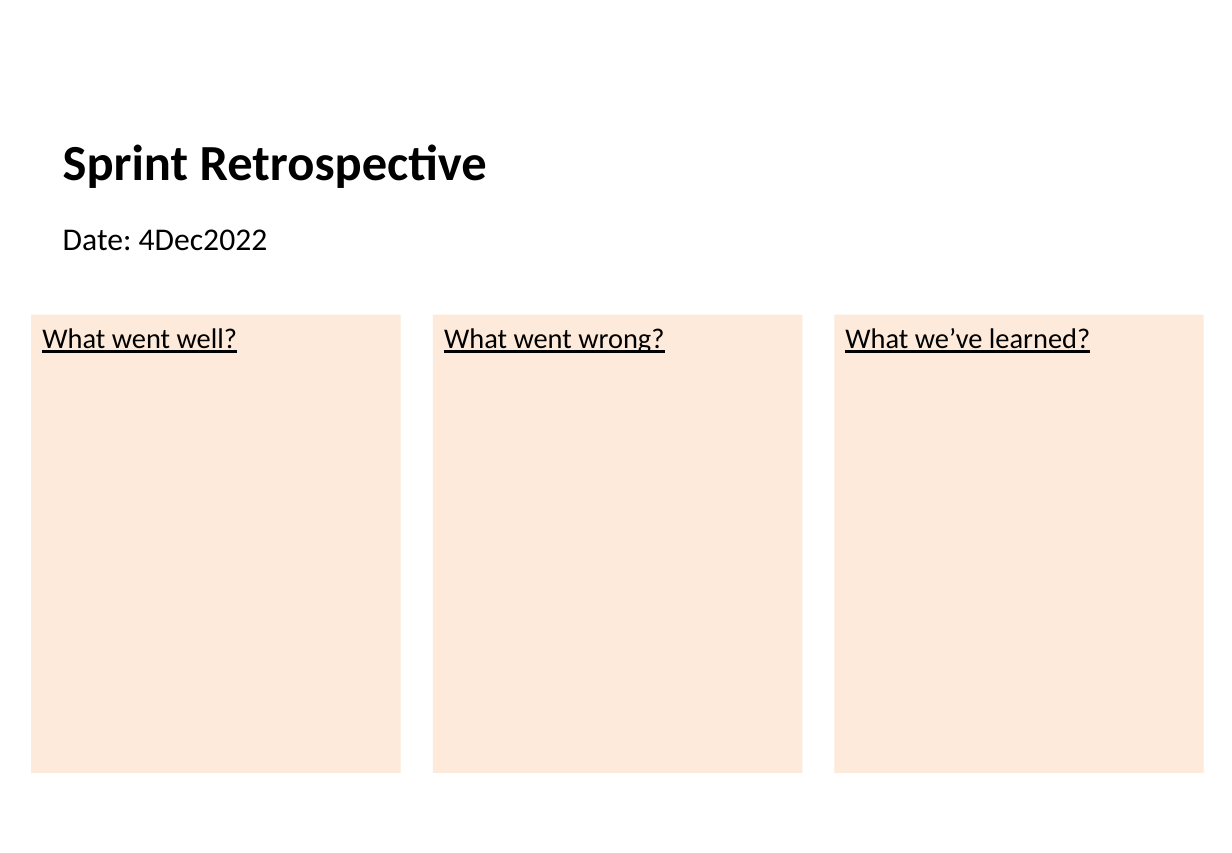
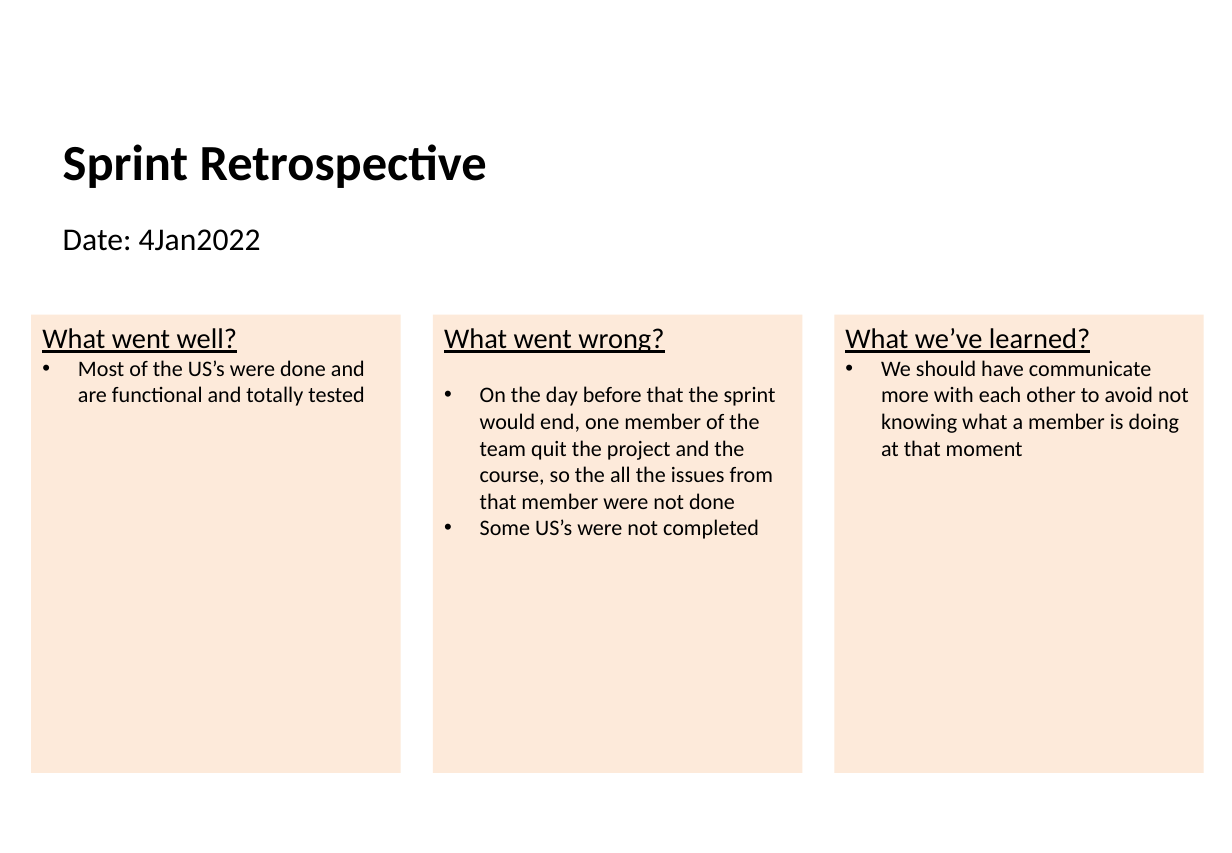
Before and after one commit to Diogosadias/LEI_PI_SEM3, a slide deck: slide 10 of docs/Sprint3/LAPR3 - Sprint 3 Status Report.pptx. Drawn at 1232x853 pixels with LibreOffice and Linux fonts; fonts in the diff are those of the drawing; background and template pictures are left out. Boxes give left, top, right and bottom in pixels: in the first picture for what was removed or moved away, otherwise in the second. Text is boxed around its words. In the diff, an @@ line names an element or a change of style, - is before the commit and + after.

```diff
--- a/docs/Sprint3/LAPR3 - Sprint 3 Status Report.pptx
+++ b/docs/Sprint3/LAPR3 - Sprint 3 Status Report.pptx
@@ text at <box>63,229,261,251</box>: text changed @@
-Date: 4Dec2022
+Date: 4Jan2022
@@ text in rectangle at <box>78,360,365,406</box>: paragraph added @@
+• Most of the US’s were done and are functional and totally tested
@@ text in rectangle at <box>480,386,776,539</box>: paragraphs added @@
+• On the day before that the sprint would end, one member of the team quit the project and the course, so the all the issues from that member were not done
+• Some US’s were not completed
@@ text in rectangle at <box>881,360,1189,456</box>: paragraph added @@
+• We should have communicate more with each other to avoid not knowing what a member is doing at that moment
```
Also in this commit, not shown: 8 other slides changed.
